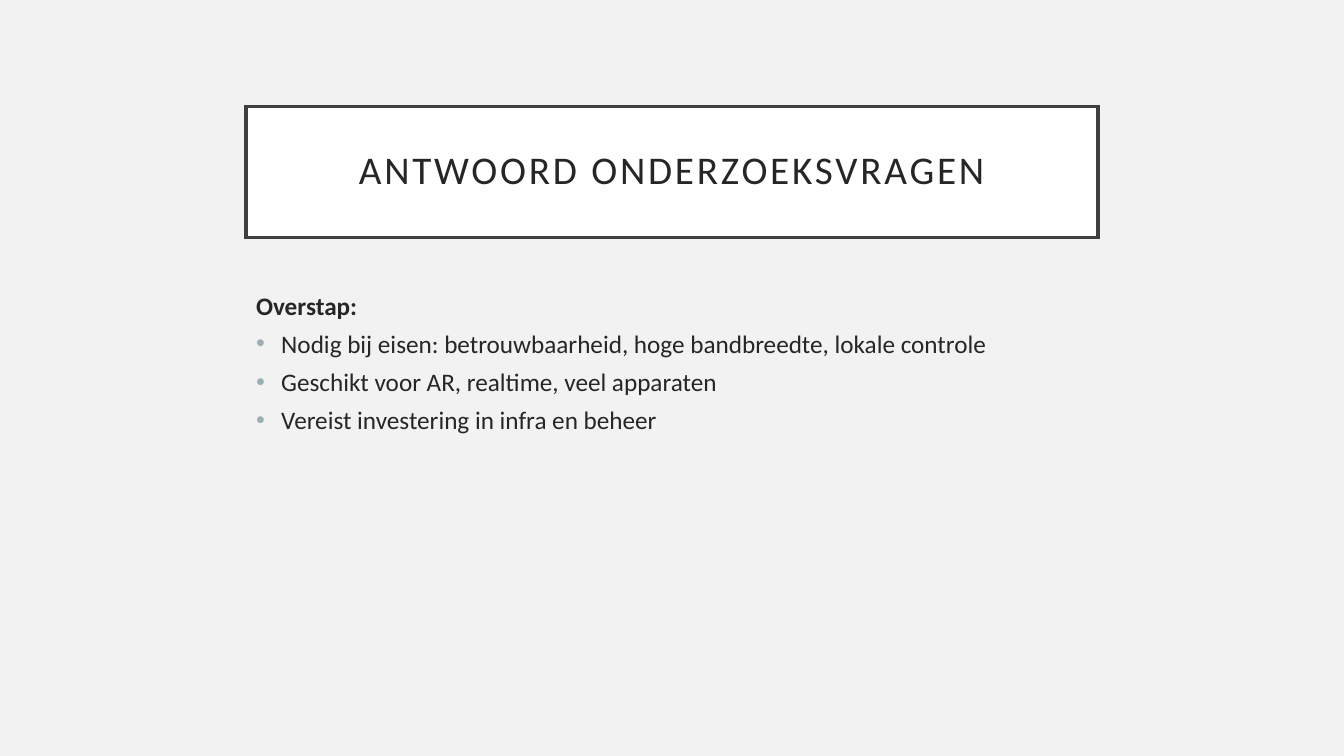
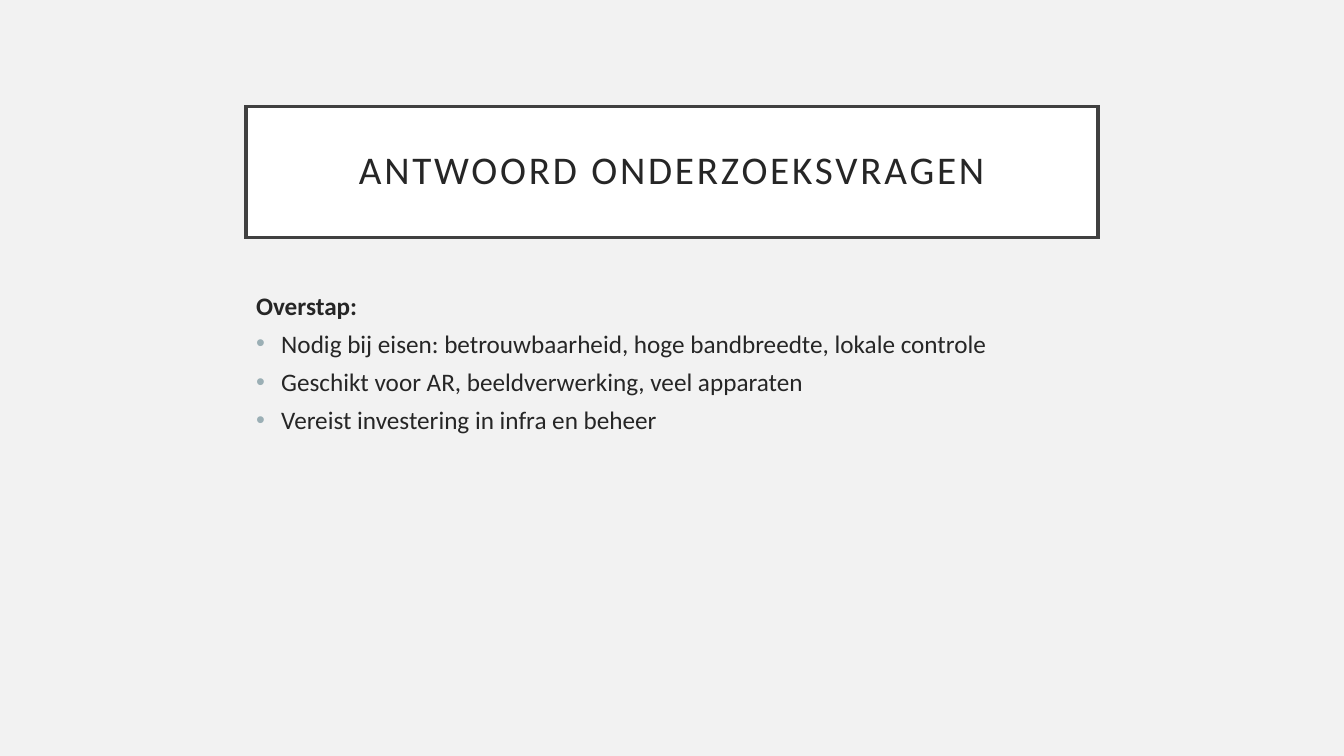
Before and after one commit to JanDeSomviele/Bachelorproef2025, a slide deck: slide 15 of Bachelorproef2025JanDeSomviele.odp (slide 16 before the commit). Drawn at 1344x756 pixels with LibreOffice and Linux fonts; fonts in the diff are those of the drawing. Boxes give left, top, right and bottom in pixels: in the first picture for what was removed or moved away, otherwise in the second. Text is boxed around its words. In the diff, an @@ line names an element or a change of style, - is before the commit and + after.

```diff
--- a/Bachelorproef2025JanDeSomviele.odp
+++ b/Bachelorproef2025JanDeSomviele.odp
@@ text at box(281, 373, 803, 396): text changed @@
-• Geschikt voor AR, realtime, veel apparaten
+• Geschikt voor AR, beeldverwerking, veel apparaten
```
Also in this commit, not shown: 5 other slides changed, 1 slide added, 1 slide removed, 3 other files.
